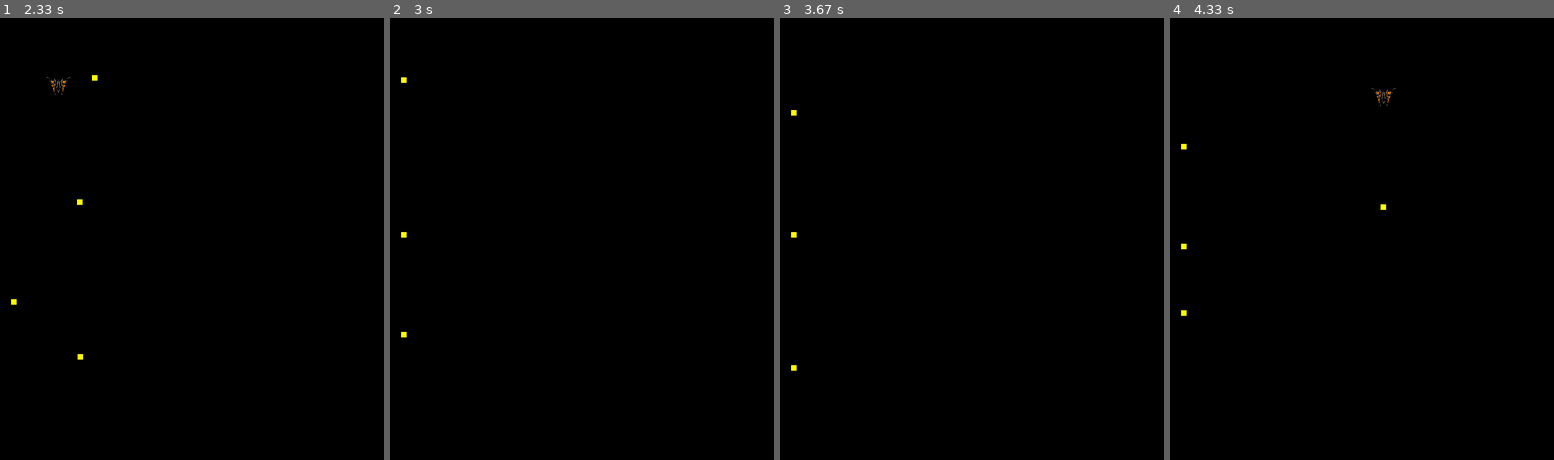
Above: before the commit, frames 1-4 (left to right).
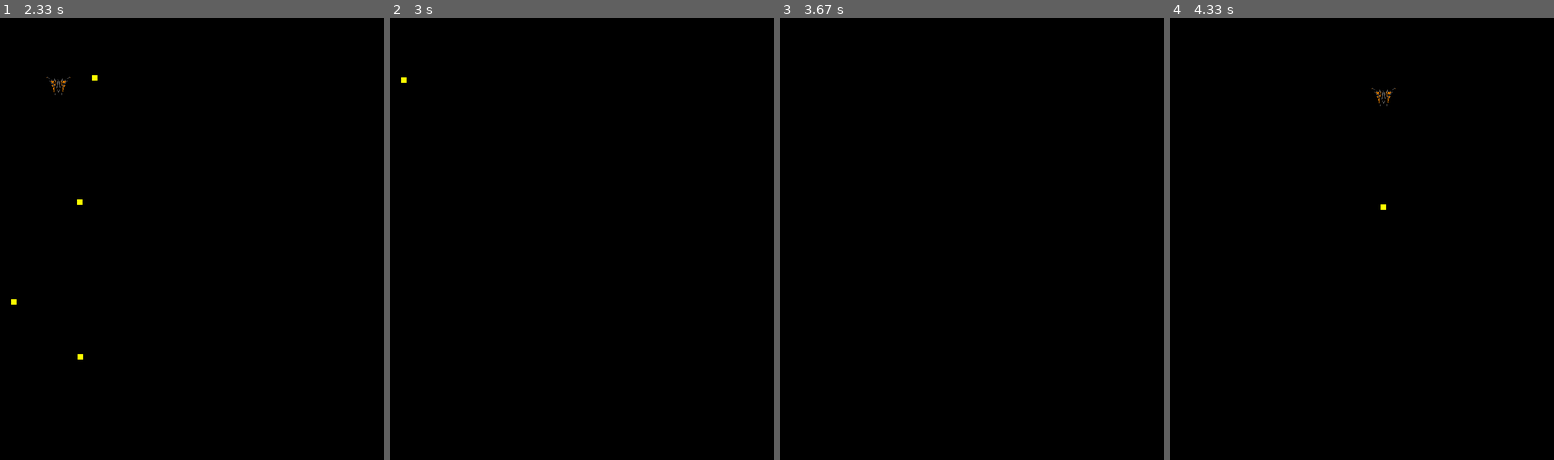
Above: after the commit, the same moments.

Repository: Equipe-Rocket-ES2024/PSA
Game: pygame game, started from main.py
The game is run twice, just before and just after one commit, with the same random seed, the same clock (stepped at 60 frames per second) and the same inputs.
Inputs:
- Up to frame 1 (2.33 s): tap Space at 0.33, 0.73, 1.03, 1.3, 1.63, 1.93, 2.07 s; hold Left 0.67-1.2 s; hold Down 1.23-1.53 s; hold Left 1.57-1.97 s; hold Up from 2 s (still down)
- Up to frame 2 (3 s): release Up at 2.37 s; hold Right from 2.4 s (still down); tap Space at 2.47, 2.77 s
- Up to frame 3 (3.67 s): release Right at 3.03 s; hold Down 3.07-3.43 s; tap Space at 3.13, 3.53 s; hold Left from 3.47 s (still down)
- Up to frame 4 (4.33 s): tap Space at 3.83, 4.03 s; release Left at 3.93 s; hold Right from 3.97 s (still down)

Frame 1 is identical in both runs. In frame 2, less than 0.1% of the frame differs, in the area x 2-5%, y 48-73%; in frame 3, less than 0.1%, in the area x 2-5%, y 20-80%; in frame 4, less than 0.1%.

Commit message:
melhoria dos crias

Diff:
--- a/src/entities/bullet/bullet.py
+++ b/src/entities/bullet/bullet.py
@@ -10,13 +10,13 @@
 
 class Bullet(Object):
 
-    def __init__(self, screen: Surface, positionX: int, positionY: int, speed_bullet: float) -> None:
+    def __init__(self, screen: Surface, position: Vector, speed_bullet: float) -> None:
         super().__init__()
         self.game_config_constants = GameConfigConstants()
         self.pygame_engine = PygameEngine()
         self.screen: Surface = screen
-        starting_x = positionX
-        starting_y = positionY - self.size[1]
+        starting_x = position.x
+        starting_y = position.y - self.size[1]
         self.position = self.pygame_engine.default_position(starting_x, starting_y)
         self.size = [10, 10]
         self.bullet_speed_default = speed_bullet
--- a/src/entities/enemy/enemy.py
+++ b/src/entities/enemy/enemy.py
@@ -61,7 +61,9 @@
 
 
     def shoot(self) -> Bullet:
-        return Bullet(self.screen, self.position.x + 1, self.position.y + 3, 30)
+        position = Vector(self.position.x + 1, self.position.y + 3)
+        return Bullet(self.screen, position, 30)
+
 
     def update(self, delta_time):
         self.time_since_last_shot += delta_time
--- a/src/entities/spaceship/spaceship.py
+++ b/src/entities/spaceship/spaceship.py
@@ -47,5 +47,7 @@
         super().physics_process(delta_time, screen_width, screen_height)
         self.hitbox.update()
 
+
     def shoot(self) -> Bullet:
-        return Bullet(self.screen, self.position.x + 1, self.position.y - 1, -30)
+        position = Vector(self.position.x + 1, self.position.y - 1)
+        return Bullet(self.screen, position, -30)
--- a/src/game/game.py
+++ b/src/game/game.py
@@ -27,6 +27,8 @@
         self.add_objects(self.enemy)
         self.enemy_spawn_interval = 2
         self.time_since_last_spawn = 0
+        self.score = 0
+
 
     def run_game(self):
         while self.running:
@@ -40,7 +42,10 @@
                 elif event.type in [pygame.KEYDOWN, pygame.KEYUP]:
                     self.spaceship.move_object(event)
                     if event.type == pygame.KEYDOWN and event.key == Keys.K_SPACE.value:
-                        self.add_objects(self.spaceship.shoot())
+                        spaceshipAliveList = list(
+                            filter(self.spaceshipAlive, self.objects))
+                        if (spaceshipAliveList.__len__() > 0):
+                            self.add_objects(self.spaceship.shoot())
 
                 elif event.type == Keys.KEYDOWN.value:
                     if event.key == Keys.K_ESCAPE.value:
@@ -106,12 +111,12 @@
                     if (isinstance(obj1, Enemy) and isinstance(obj2, Bullet)) or (isinstance(obj1, Bullet) and isinstance(obj2, Enemy)):
                         objects_remove.append(obj1)
                         objects_remove.append(obj2)
+                        self.score += 1
+                        print('Inimigos abatidos: ', self.score)
                     if (isinstance(obj1, Spaceship) and isinstance(obj2, Bullet)) or (isinstance(obj1, Bullet) and isinstance(obj2, Spaceship)):
                         objects_remove.append(obj1)
                         objects_remove.append(obj2)
 
-                    print(
-                        f"Collision detected between {type(obj1).__name__} and {type(obj2).__name__}")
 
         self.objects = list(
             filter(lambda x: x not in objects_remove, self.objects))
@@ -129,9 +134,13 @@
 
         self.objects = list(filter(lambda x: x not in objects_to_remove, self.objects))
 
+
     def spawn_enemy(self):
         new_enemy = Enemy(self.screen)
         self.add_objects(new_enemy)
 
         bullet = new_enemy.shoot()
         self.add_objects(bullet)
+
+    def spaceshipAlive(self, obj):
+        return isinstance(obj, Spaceship)
--- a/src/library/object/object.py
+++ b/src/library/object/object.py
@@ -23,8 +23,6 @@
         self.position.x = max(0, min(self.position.x, max_x))
         self.position.y = max(0, min(self.position.y, max_y))
 
-        print(f"Posição X: {self.position.x}, Posição Y: {self.position.y}, Limite X: {max_x}, Limite Y: {max_y}")
-
 
     def draw_object(self, screen) -> None:
         screen.blit(self.sprite, (self.position.x *
